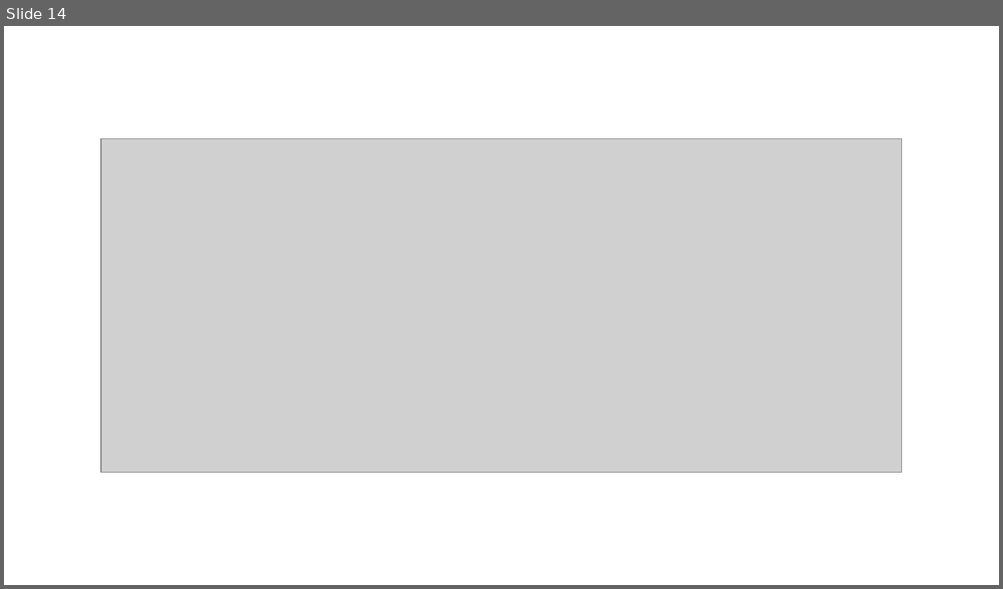
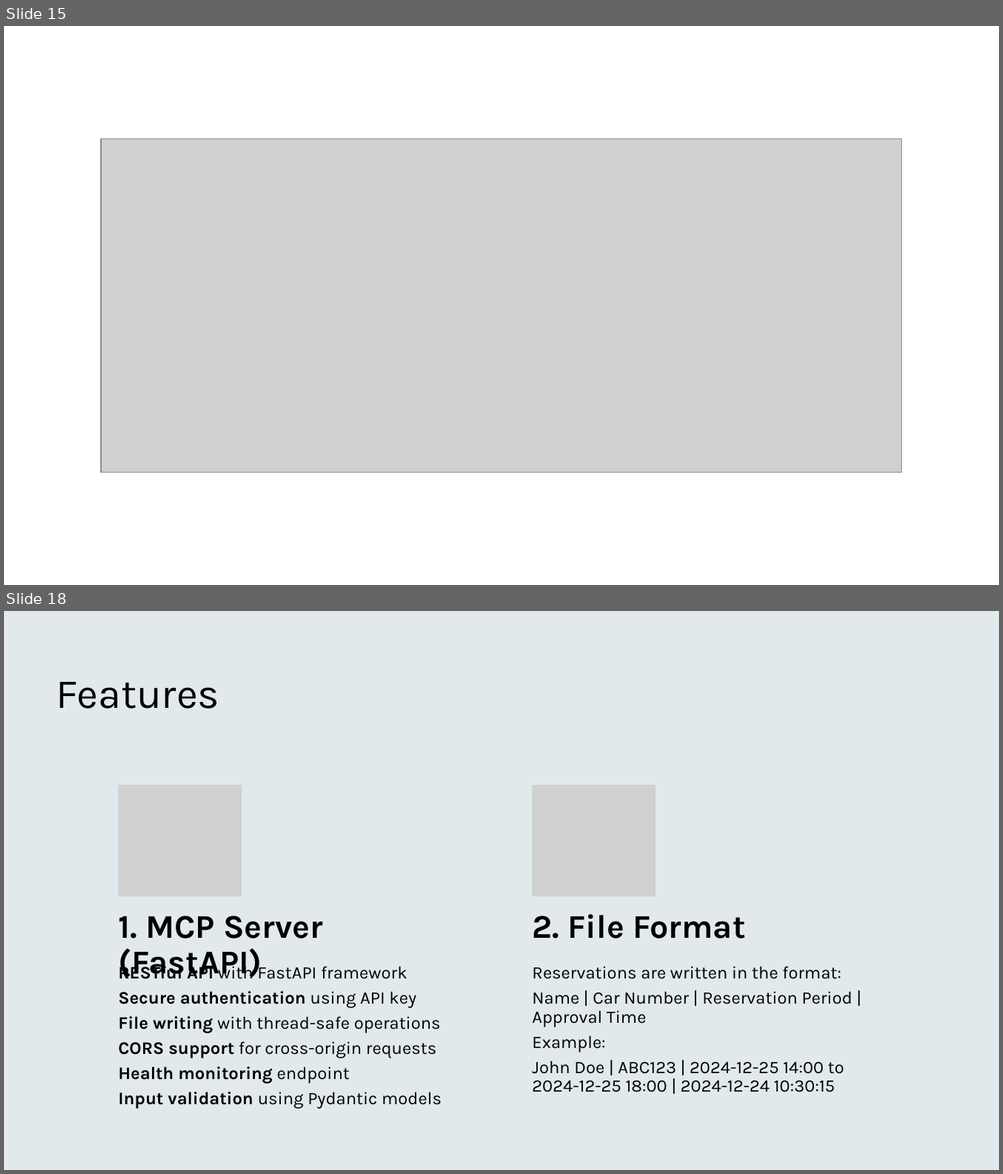
Before and after one commit to trilokiDA/parking_space_reservation_chatbot, a slide deck: Chatbot-parking sapce reservation.pptx. Shown one above the other, each under a label of ours: slide 14 before the commit, slides 15 and 18 after it; the slides between them are not shown. The pictures are 1003x589 and 1003x1174 pixels, drawn with LibreOffice and Linux fonts; fonts in the diff are those of the drawing; grey boxes stand for pictures. Boxes give left, top, right and bottom in pixels: in the first picture for what was removed or moved away, otherwise in the second. Text is boxed around its words. In the diff, an @@ line names an element or a change of style, - is before the commit and + after.

```diff
--- a/Chatbot-parking sapce reservation.pptx
+++ b/Chatbot-parking sapce reservation.pptx
@@ slide 18 added at box(4, 611, 999, 1170), background #FFFFFF @@
@@ rectangle added at box(4, 611, 999, 1170), fill #F2F2F2 @@
@@ rectangle added at box(4, 611, 999, 1170), fill #0B76A0 at 7% opacity @@
@@ title added at box(57, 682, 219, 709), 40 pt, text #000000 @@
+Features
@@ group added at box(118, 785, 852, 1109): 4 texts, 2 pictures @@
+1. MCP Server (FastAPI)
+RESTful API with FastAPI framework
+Secure authentication using API key
+File writing with thread-safe operations
+CORS support for cross-origin requests
+Health monitoring endpoint
+Input validation using Pydantic models
+2. File Format
+Reservations are written in the format:
+Name | Car Number | Reservation Period | Approval Time
+Example:
+John Doe | ABC123 | 2024-12-25 14:00 to 2024-12-25 18:00 | 2024-12-24 10:30:15
@@ what was slide 14 is now slide 15 @@
```
Also in this commit, not shown: 1 slide changed, 7 other slides added.
